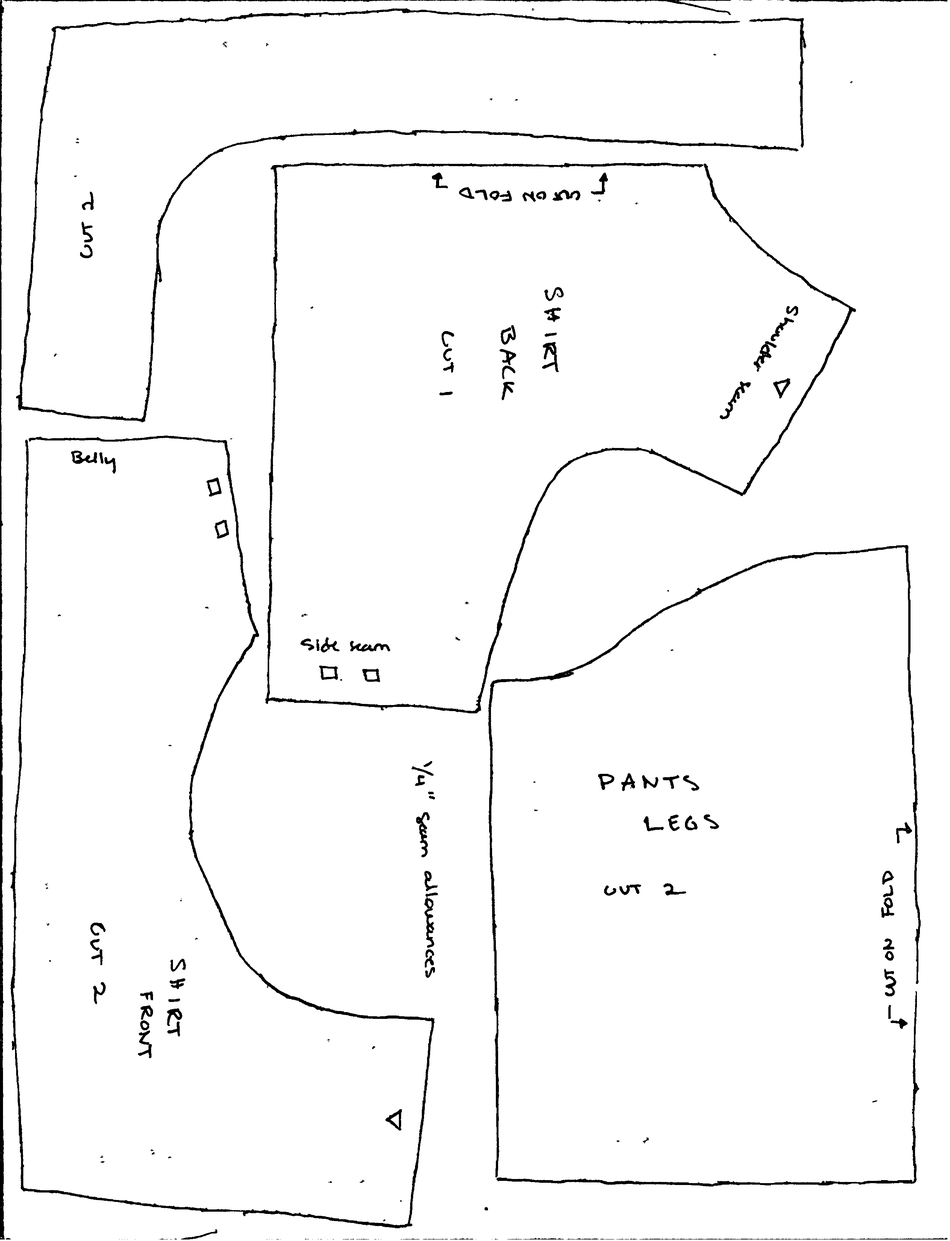
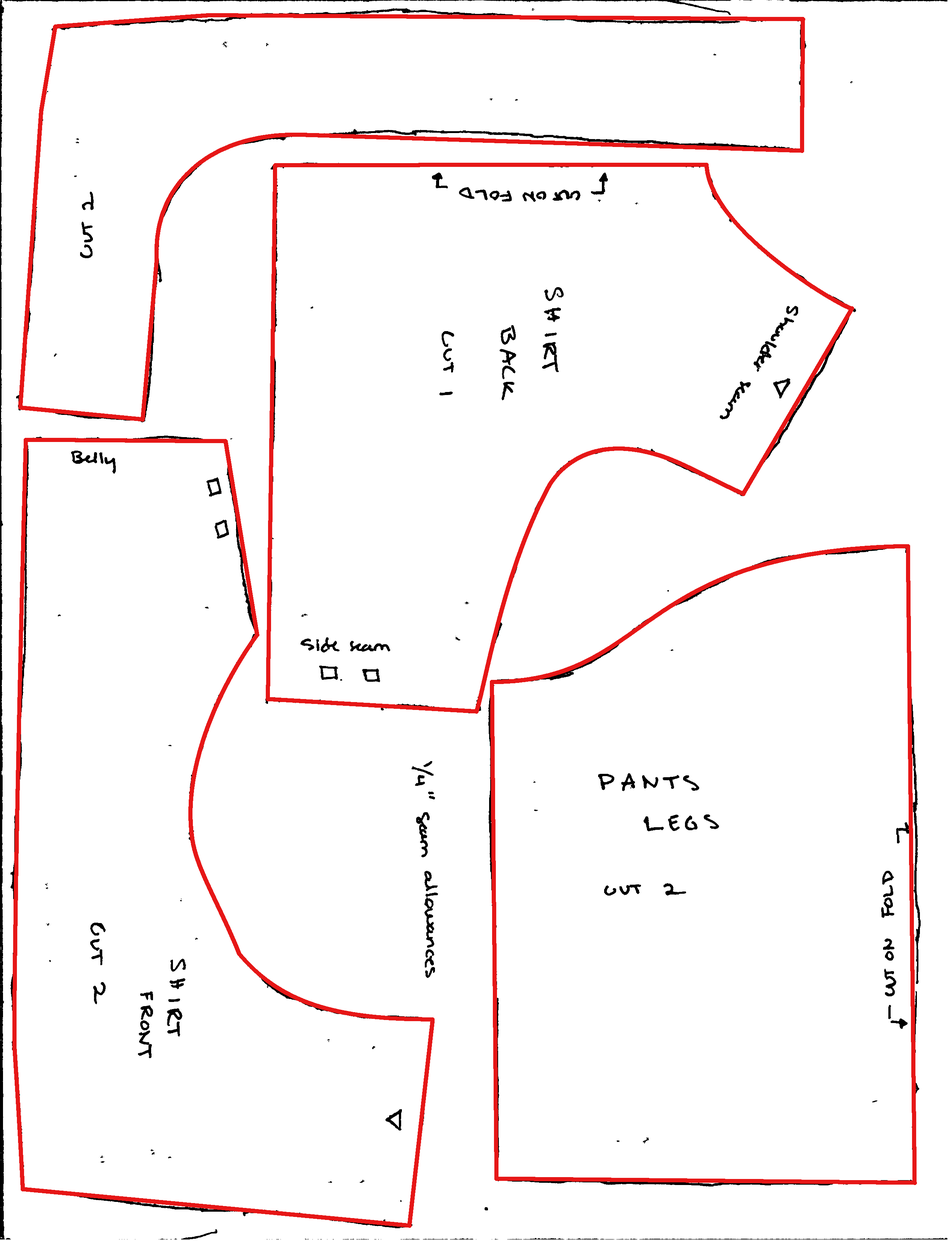
Revision of a layered 950×1241 image; what changed, layer by layer:
painted on "cleaned up 2" over [12, 13, 917, 1229]
